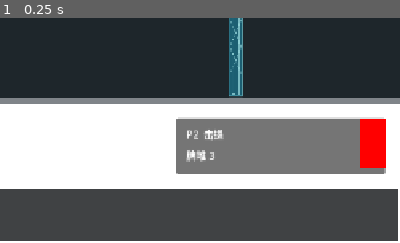
Above: before the commit, frame 1.
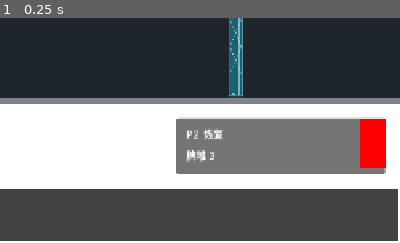
Above: after the commit, the same moment.

Repository: Jiufoduck/2026CGJ
Game: Godot game, scene res://scenes/main/MainScene.tscn
Same seed, same stepped clock (60 frames per second), same inputs: the game is played once before the commit and once after it.
Inputs:
- Up to frame 1 (0.25 s): no input
The pictures show only the part of the screen within x 50-100%, y 50-100%; the shares and areas given below are measured in that part.

The runs differ from the first frame. In frame 1, 0.1% of the frame differs, in the area x 51-56%, y 49-55%.

Commit message:
Update CardCatalog.gd

Diff:
--- a/scripts/card/CardCatalog.gd
+++ b/scripts/card/CardCatalog.gd
@@ -38,7 +38,7 @@
 
 const INITIAL_DECK_IDS_BY_PLAYER := {
 	1: ["a1_range_damage", "a2_collision_charge", "a4_clear_screen"],
-	2: ["b7_knockback", "b12_damage_boost", RESTORE_CARD_ID],
+	2: [RESTORE_CARD_ID, "b7_knockback", "b12_damage_boost"],
 }
 
 const REWARD_POOL_IDS_BY_PLAYER := {
